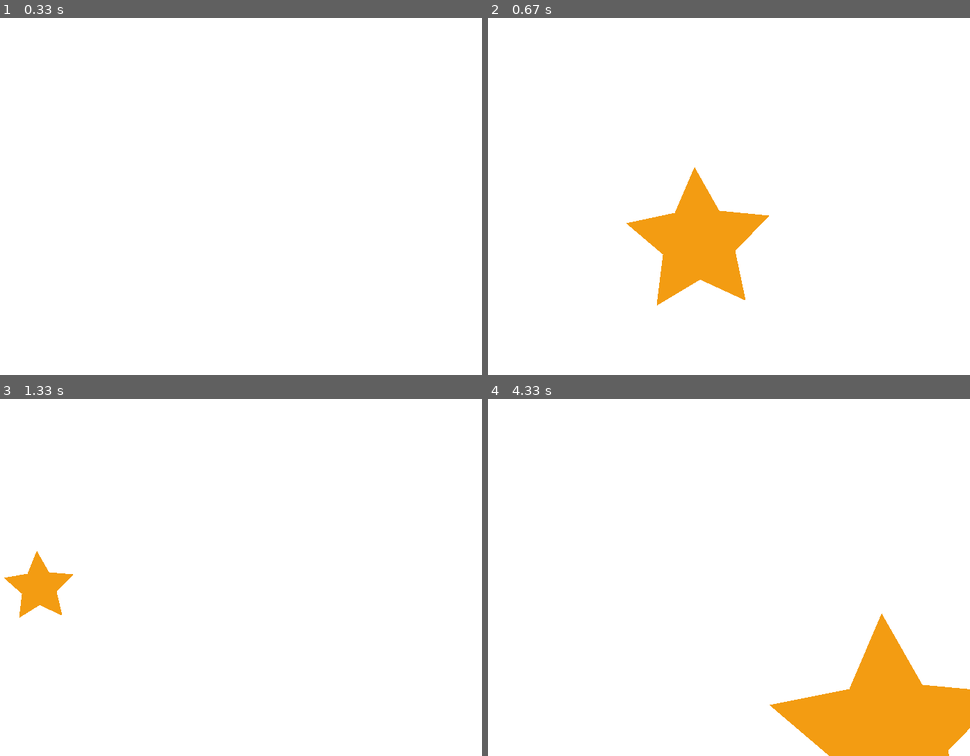
Above: before the commit, frames 1-4 (two rows, left to right).
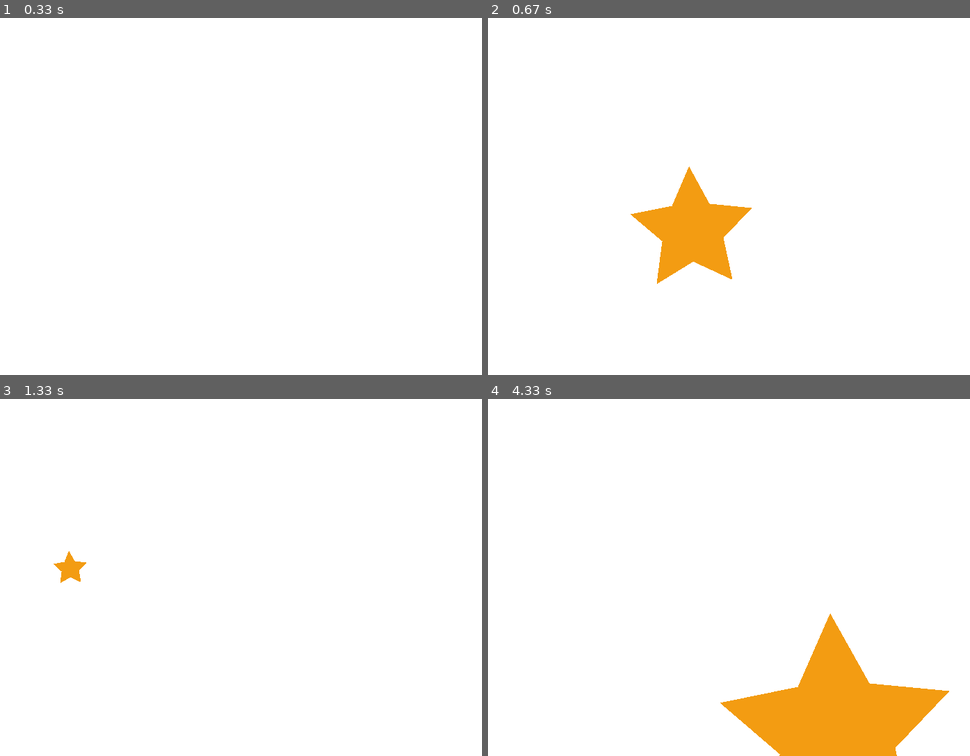
Above: after the commit, the same moments.

Repository: taohansens/Infnet
Game: pygame game, started from Bloco I/Fundamentos do Desenvolvimento Python/TP_03/Q16.py
Two runs of this game, one before a commit and one after it. Both use one fixed random seed, a clock stepped at 60 frames per second and the inputs below.
Inputs (mouse positions are in pixels of both pictures, inside the frame that each line leads up to):
- Up to frame 1 (0.33 s): no input
- Up to frame 2 (0.67 s): click (690, 167) at 0.38 s
- Up to frame 3 (1.33 s): click (72, 552) at 0.83 s; move the mouse to (284, 402) at 1.13 s
- Up to frame 4 (4.33 s): click (772, 402) at 1.42 s; move the mouse to (704, 409) at 1.83 s; click (704, 409) at 2.18 s; move the mouse to (700, 591) at 2.67 s; click (700, 591) at 3.07 s; move the mouse to (835, 613) at 3.6 s; click (835, 613) at 4.05 s

Frame 1 is identical in both runs. In frame 2, 2.3% of the frame differs, in the area x 28-59%, y 41-81%; in frame 3, 1.3%; in frame 4, 6.7%, in the area x 48-100%, y 60-100%.

Commit message:
Questão ok. posição da surface ok.

Diff:
--- a/Bloco I/Fundamentos do Desenvolvimento Python/TP_03/Q16.py
+++ b/Bloco I/Fundamentos do Desenvolvimento Python/TP_03/Q16.py
@@ -30,7 +30,7 @@
     pygame.draw.polygon(surface01, amarelo, pontos_estrela)
     # Pontos de estrela obtido dos pontos de vetor em formato de estrela (5 pontas).
     tela.fill(branco)
-    tela.blit(surface01, (x - 189/2,y))
+    tela.blit(surface01, (x - 189*tamanho/2,y))
 
 
 tela.fill(branco)
@@ -44,7 +44,7 @@
             terminou = True
         if event.type == pygame.MOUSEBUTTONDOWN and event.button == 1:
             pos1, pos2 = pygame.mouse.get_pos()
-            tamanho = random.uniform(0.4, 2)
+            tamanho = random.uniform(0.1, 2)
             desenhar_estrela(pos1, pos2, tamanho)
             pygame.display.update()
 
